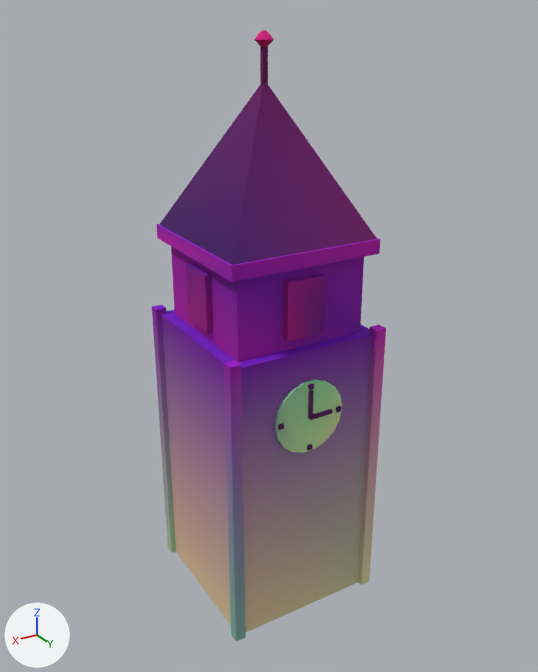
The glTF model assets/kit/clock_tower.glb as it was, and as the next commit left it.
Before and after are seen from a 50 mm camera at (8.86, 14.97, 14.69) aimed at (-0.1, 0.05, 7.23). Arrows for +X, +Y and +Z are at lower left; the lights stay in place. The first picture is the older version. Where no turn or scale is listed for an object, it has been applied to the vertices. Vertices at exactly the same position are counted once.

The first picture shows 'dial', 'louvres', 'shaft', 'spire', 'trim' and 3 more.
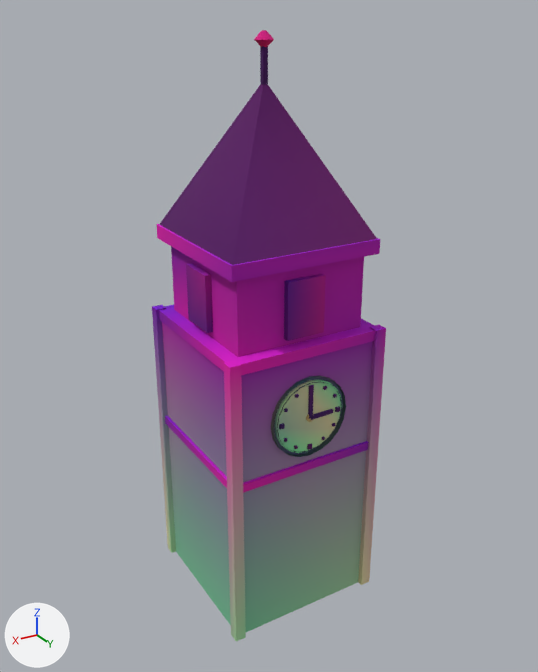
What the commit changed:
me_shaft has 16 vertices, 24 faces and spans x -2.0..2.0, y -2.0..2.0, z 0.0..9.6.
me_shaft is used by ob_shaft; location (0.0, 0.0, 0.0).
me_shaft part 1: 8 faces centred in x -1.7..1.7, y -1.7..1.7, z 7.6..8.93 are repainted in the vertex colours; the middle colour goes from purple #9100cb to pink #d100cb.
me_shaft part 2: 4 faces centred in x -0.67..0.67, y -0.67..0.67, z 7.6..9.6 are repainted in the vertex colours; the middle colour goes from purple #8600fd to purple #d100fd.
me_shaft part 3: 4 faces centred in x -2.0..2.0, y -2.0..2.0, z 5.07 are repainted in the vertex colours; the middle colour goes from purple #8600cb to pink #c000cb.
me_shaft part 4: 4 faces centred in x -0.67..2.0, y -0.67..2.0, z 0.0..2.53 are repainted in the vertex colours; the middle colour goes from beige #f0e4b8 to green #9ce3b8.
me_shaft part 5: 2 faces centred in x 0.57..1.7, y -0.57..0.57, z 7.6..8.27 are repainted in the vertex colours; the middle colour goes from pink #bf00c5 to pink #e900c5.
me_trim is used by ob_trim; location (0.0, 0.0, 0.0).
me_trim had 40 vertices, 60 faces and spanned x -2.14..2.14, y -2.14..2.14, z 0.0..9.95.
me_trim now has 56 vertices, 84 faces and spans x -2.14..2.14, y -2.14..2.14, z 0.0..9.95.
me_trim part 6: a new loose piece, a box spanning x -2.08..2.08, y -2.08..2.08, z 4.4..4.62, in mat_m_stone_trim.
me_trim part 7: a new loose piece, a box spanning x -2.06..2.06, y -2.06..2.06, z 7.45..7.72, in mat_m_stone_trim.
me_trim part 8: 57 kept faces spanning x -2.14..2.14, y -2.14..2.14, z 0.0..9.95 get new vertex colours.
me_louvres has 32 vertices, 48 faces and spans x -1.86..1.86, y -1.86..1.86, z 7.9..9.3.
me_louvres is used by ob_louvres; location (0.0, 0.0, 0.0).
me_louvres part 9: 19 faces centred in x -1.86..1.81, y -1.81..1.81, z 7.9..9.3 are repainted in the vertex colours; the middle colour goes from pink #bf00bd to purple #8600bd.
me_louvres part 10: 22 faces centred in x -0.5..1.86, y -1.86..1.86, z 7.9..9.3 are repainted in the vertex colours; the middle colour goes from pink #e400bd to pink #b900bd.
me_louvres part 11: 7 faces centred in x -1.81..1.81, y -1.76..1.81, z 8.37..9.3 are repainted in the vertex colours; the middle colour goes from purple #b600ff to pink #f000ff.
Mesh me_dial_bezel is new.
It has 80 vertices, 120 faces and spans x -1.04..1.04, y -0.06..0.06, z -1.04..1.04.
It uses material mat_m_iron.
Object 'dial_bezel' (ob_dial_bezel) is new; it shows me_dial_bezel.
Its location is (0.0, 2.07, 5.9).

Changed parts and their boxes (x1, y1, x2, y2) in the pictures (538 x 672 px):
'dial_bezel', added: after (271, 375, 346, 457)
part 1 of me_shaft, recoloured: (171, 246, 364, 357) in both
part 2 of me_shaft, recoloured: before (162, 310, 373, 368)
part 3 of me_shaft, recoloured: before (161, 314, 373, 574); after (162, 322, 373, 574)
part 4 of me_shaft, recoloured: (175, 386, 359, 632) in both
part 5 of me_shaft, recoloured: (178, 281, 238, 357) in both
part 6 of me_trim, added: after (165, 416, 369, 493)
part 7 of me_trim, added (pink): after (159, 305, 375, 375)
part 8 of me_trim, recoloured: (152, 224, 384, 642) in both
part 9 of me_louvres, recoloured: (284, 281, 288, 341) in both
part 10 of me_louvres, recoloured: (186, 265, 326, 341) in both
part 11 of me_louvres, recoloured: (186, 263, 324, 282) in both
